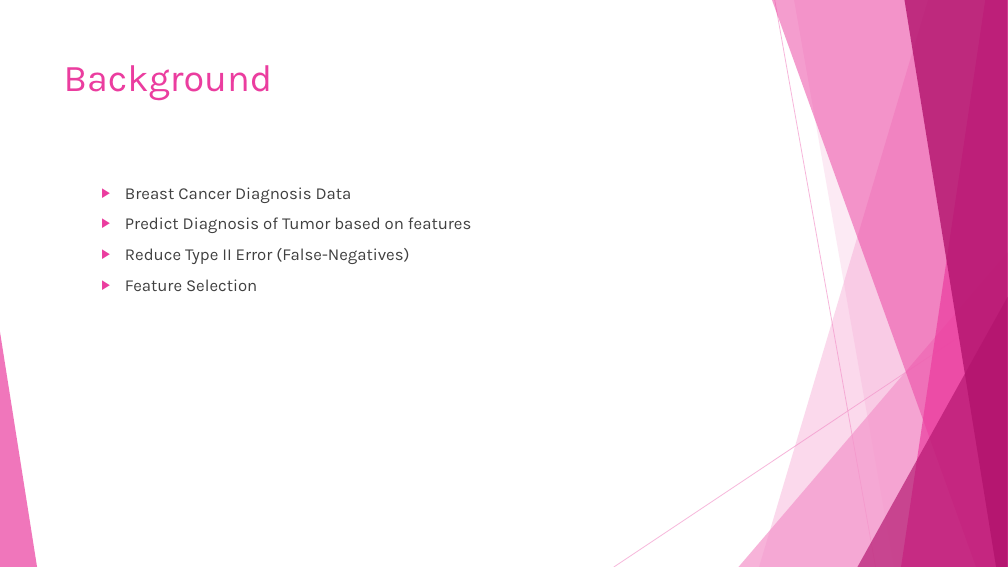
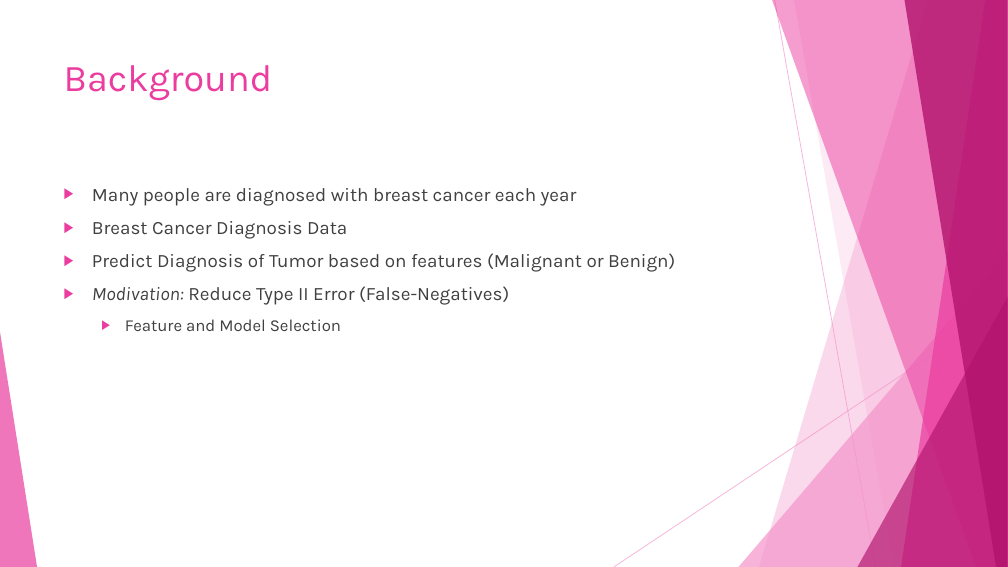
Before and after one commit to dlaposata/Breast_Cancer_Analysis, a slide deck: slide 2 of powerpoint.pptx. Drawn at 1008x567 pixels with LibreOffice and Linux fonts; fonts in the diff are those of the drawing. Boxes give left, top, right and bottom in pixels: in the first picture for what was removed or moved away, otherwise in the second. Text is boxed around its words. In the diff, an @@ line names an element or a change of style, - is before the commit and + after.

```diff
--- a/powerpoint.pptx
+++ b/powerpoint.pptx
@@ text at (x1=92, y1=188, x2=577, y2=206): paragraph added @@
+▶ Many people are diagnosed with breast cancer each year
@@ text at (x1=92, y1=221, x2=347, y2=239): size 16 to 18 pt in "Breast Cancer Diagnosis Data"; list level 2 to 1 in "Breast Cancer Diagnosis Data" @@
@@ text at (x1=92, y1=253, x2=675, y2=331): text changed; size 16 to 18 pt @@
-  ▶ Predict Diagnosis of Tumor based on features
-  ▶ Reduce Type II Error (False-Negatives)
-  ▶ Feature Selection
+▶ Predict Diagnosis of Tumor based on features (Malignant or Benign)
+▶ Modivation: Reduce Type II Error (False-Negatives)
+  ▶ Feature and Model Selection
```
Also in this commit, not shown: 7 other slides changed, 13 slides added, 3 slides removed, 1 other file.
